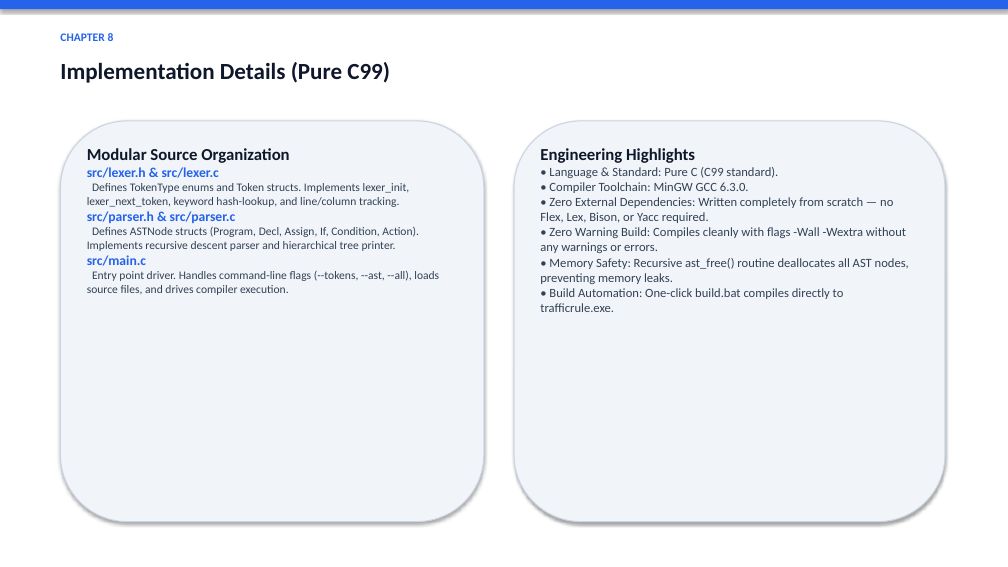
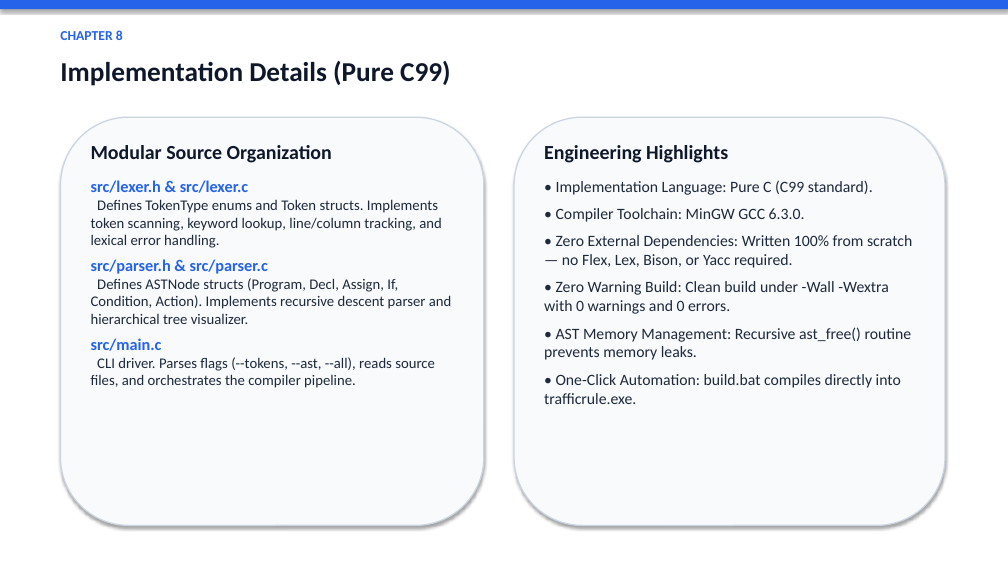
Before and after one commit to 71percentbanana/MQL, a slide deck: slide 10 of TrafficRule_Presentation.pptx (slide 9 before the commit). Drawn at 1008x567 pixels with LibreOffice and Linux fonts; fonts in the diff are those of the drawing. Boxes give left, top, right and bottom in pixels: in the first picture for what was removed or moved away, otherwise in the second. Text is boxed around its words. In the diff, an @@ line names an element or a change of style, - is before the commit and + after.

Commit message:
Update presentation with larger text, complete architecture flowchart, and 9-module final design

```diff
--- a/TrafficRule_Presentation.pptx
+++ b/TrafficRule_Presentation.pptx
@@ text "CHAPTER 8" at bbox=[60, 30, 123, 40]: size 11 to 13 pt @@
@@ text "Implementation Details (Pure C99)" at bbox=[60, 61, 451, 86]: size 22 to 26 pt @@
@@ rounded rectangle at bbox=[60, 117, 484, 526]: fill #F1F5F9 to #F8FAFC; outline #CBD5E1 1 pt to #CBD5E1 1.2 pt @@
@@ rounded rectangle: place and size @@
-rounded rectangle at bbox=[60, 121, 484, 522]
+rounded rectangle at bbox=[60, 117, 484, 526]
@@ rounded rectangle: place and size @@
-rounded rectangle at bbox=[514, 121, 945, 522]
+rounded rectangle at bbox=[514, 117, 945, 526]
@@ rounded rectangle at bbox=[514, 117, 945, 526]: fill #F1F5F9 to #F8FAFC; outline #CBD5E1 1 pt to #CBD5E1 1.2 pt @@
@@ text at bbox=[91, 145, 332, 351]: size 16 to 19 pt in "Modular Source Organization"; size 13 to 15.5 pt in "src/lexer.h & src/lexer.c", "src/parser.h & src/parser.c", "src/main.c"; more space between paragraphs @@
@@ text at bbox=[544, 145, 805, 222]: size 16 to 19 pt in "Engineering Highlights"; size 12 to 15 pt, text colour #334155 to #1E293B in "• Compiler Toolchain: MinGW GCC 6.3.0."; more space between paragraphs @@
@@ text at bbox=[91, 199, 441, 248]: text changed; size 11 to 14 pt; text colour #334155 to #1E293B @@
-Defines TokenType enums and Token structs. Implements lexer_init, lexer_next_token, keyword hash-lookup, and line/column tracking.
+Defines TokenType enums and Token structs. Implements token scanning, keyword lookup, line/column tracking, and lexical error handling.
@@ text at bbox=[556, 180, 873, 195]: text changed; size 12 to 15 pt; text colour #334155 to #1E293B @@
-• Language & Standard: Pure C (C99 standard).
+• Implementation Language: Pure C (C99 standard).
@@ text at bbox=[544, 235, 912, 404]: text changed; size 12 to 15 pt; text colour #334155 to #1E293B @@
-• Zero External Dependencies: Written completely from scratch — no Flex, Lex, Bison, or Yacc required.
-• Zero Warning Build: Compiles cleanly with flags -Wall -Wextra without any warnings or errors.
-• Memory Safety: Recursive ast_free() routine deallocates all AST nodes, preventing memory leaks.
-• Build Automation: One-click build.bat compiles directly to trafficrule.exe.
+• Zero External Dependencies: Written 100% from scratch — no Flex, Lex, Bison, or Yacc required.
+• Zero Warning Build: Clean build under -Wall -Wextra with 0 warnings and 0 errors.
+• AST Memory Management: Recursive ast_free() routine prevents memory leaks.
+• One-Click Automation: build.bat compiles directly into trafficrule.exe.
@@ text at bbox=[91, 278, 451, 324]: text changed; size 11 to 14 pt; text colour #334155 to #1E293B @@
-Defines ASTNode structs (Program, Decl, Assign, If, Condition, Action). Implements recursive descent parser and hierarchical tree printer.
+Defines ASTNode structs (Program, Decl, Assign, If, Condition, Action). Implements recursive descent parser and hierarchical tree visualizer.
@@ text at bbox=[91, 357, 435, 388]: text changed; size 11 to 14 pt; text colour #334155 to #1E293B @@
-Entry point driver. Handles command-line flags (--tokens, --ast, --all), loads source files, and drives compiler execution.
+CLI driver. Parses flags (--tokens, --ast, --all), reads source files, and orchestrates the compiler pipeline.
```
Also in this commit, not shown: 11 other slides changed, 2 slides added, 2 slides removed, 1 other file.
